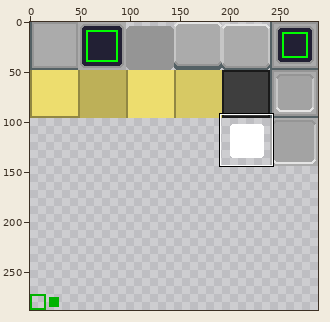
Edited in one commit: sprite sheet (assets/style_tex.png). The first picture is a wide view before the edit; the outline marks the close-up.
Close-up. Old version:
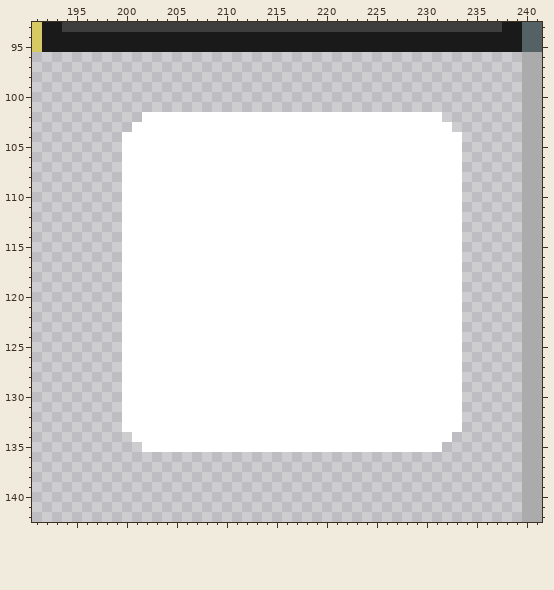
The file is 288x288 pixels. Shown: x 191..241, y 93..142.
And afterwards:
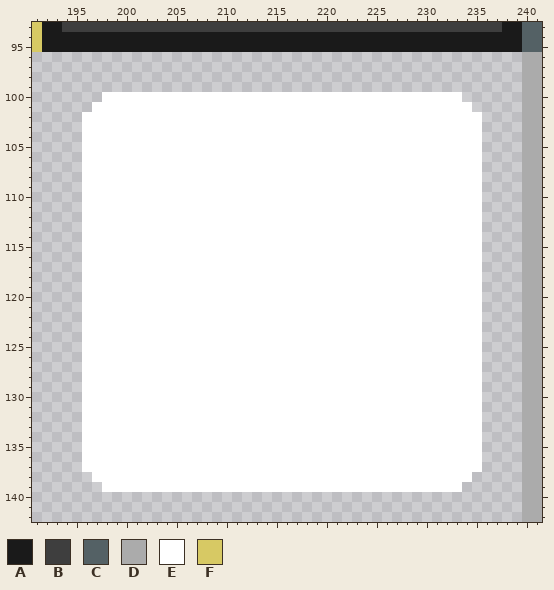
Palette (. is transparent): A #1a1a1a  B #3e3e3e  C #546165  D #ababab  E #ffffff  F #d7c964
Changes in this commit:
y 100: x 198..233 .................................... -> EEEEEEEEEEEEEEEEEEEEEEEEEEEEEEEEEEEE
y 101: x 197..234 ...................................... -> EEEEEEEEEEEEEEEEEEEEEEEEEEEEEEEEEEEEEE
y 102: x 196..201 ...... -> EEEEEE; x 232..235 .... -> EEEE
y 103: x 196..200 ..... -> EEEEE; x 233..235 ... -> EEE
y 104..133: x 196..199 .... -> EEEE; x 234..235 .. -> EE
y 134: x 196..200 ..... -> EEEEE; x 233..235 ... -> EEE
y 135: x 196..201 ...... -> EEEEEE; x 232..235 .... -> EEEE
y 136..137: x 196..235 ........................................ -> EEEEEEEEEEEEEEEEEEEEEEEEEEEEEEEEEEEEEEEE
y 138: x 197..234 ...................................... -> EEEEEEEEEEEEEEEEEEEEEEEEEEEEEEEEEEEEEE
y 139: x 198..233 .................................... -> EEEEEEEEEEEEEEEEEEEEEEEEEEEEEEEEEEEE
Boxes around the changes in both close-ups, in picture pixels (x1, y1, x2, y2):
added: (82, 92, 482, 492)
